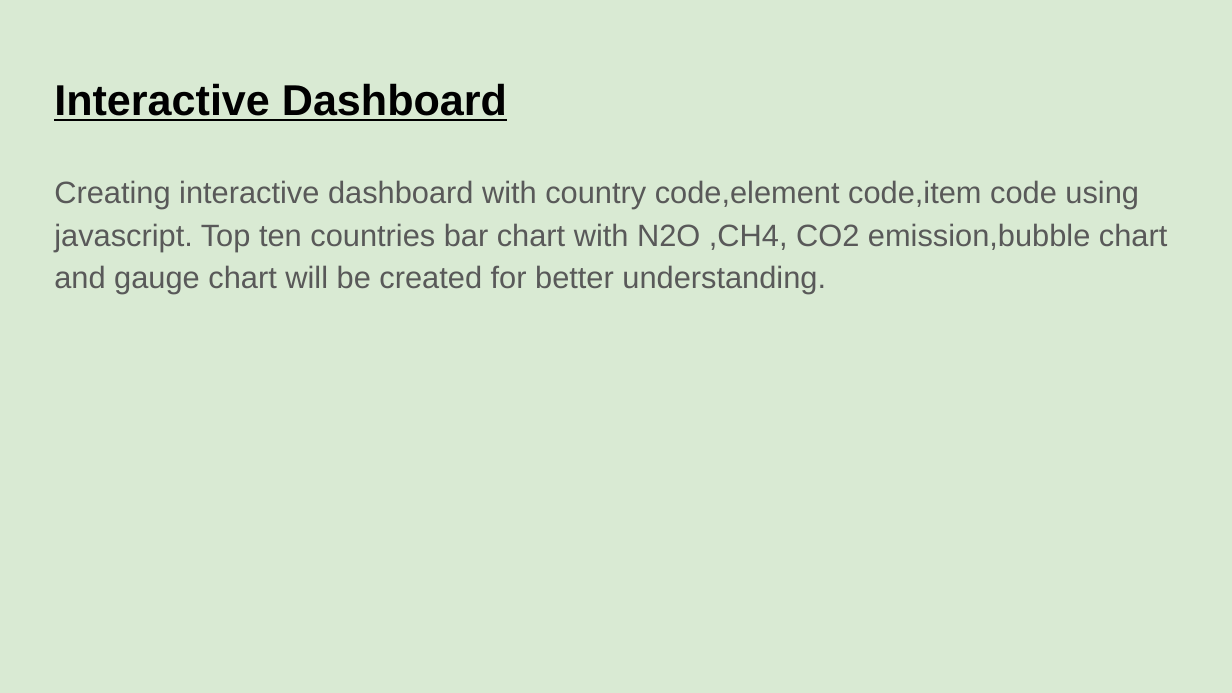
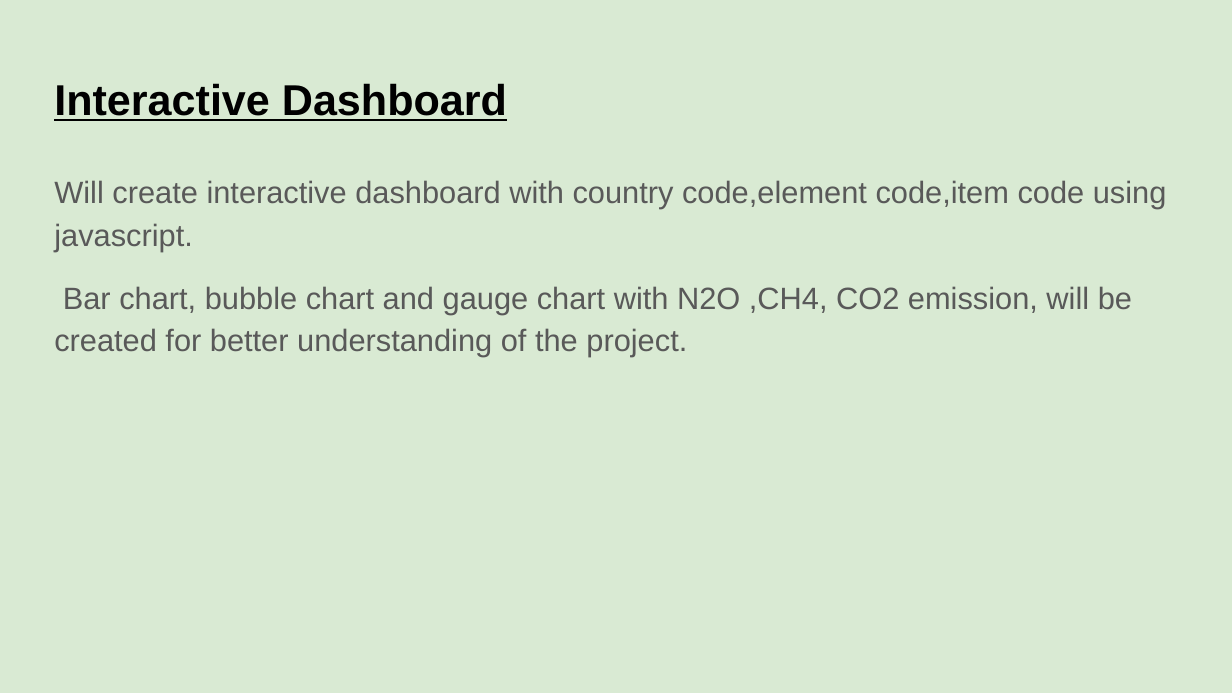
Before and after one commit to bireshk/DataAnalyticsProject, a slide deck: slide 15 of Dashboard_S2_RT.pptx (slide 12 before the commit). Drawn at 1232x693 pixels with LibreOffice and Linux fonts; fonts in the diff are those of the drawing. Boxes give left, top, right and bottom in pixels: in the first picture for what was removed or moved away, otherwise in the second. Text is boxed around its words. In the diff, an @@ line names an element or a change of style, - is before the commit and + after.

Commit message:
Adding updated dashboard

```diff
--- a/Dashboard_S2_RT.pptx
+++ b/Dashboard_S2_RT.pptx
@@ text at [54,180,1167,357]: text changed @@
-Creating interactive dashboard with country code,element code,item code using javascript. Top ten countries bar chart with N2O ,CH4, CO2 emission,bubble chart and gauge chart will be created for better understanding.
+Will create interactive dashboard with country code,element code,item code using javascript.
+Bar chart, bubble chart and gauge chart with N2O ,CH4, CO2 emission, will be created for better understanding of the project.
```
Also in this commit, not shown: 4 other slides changed, 2 slides added.
